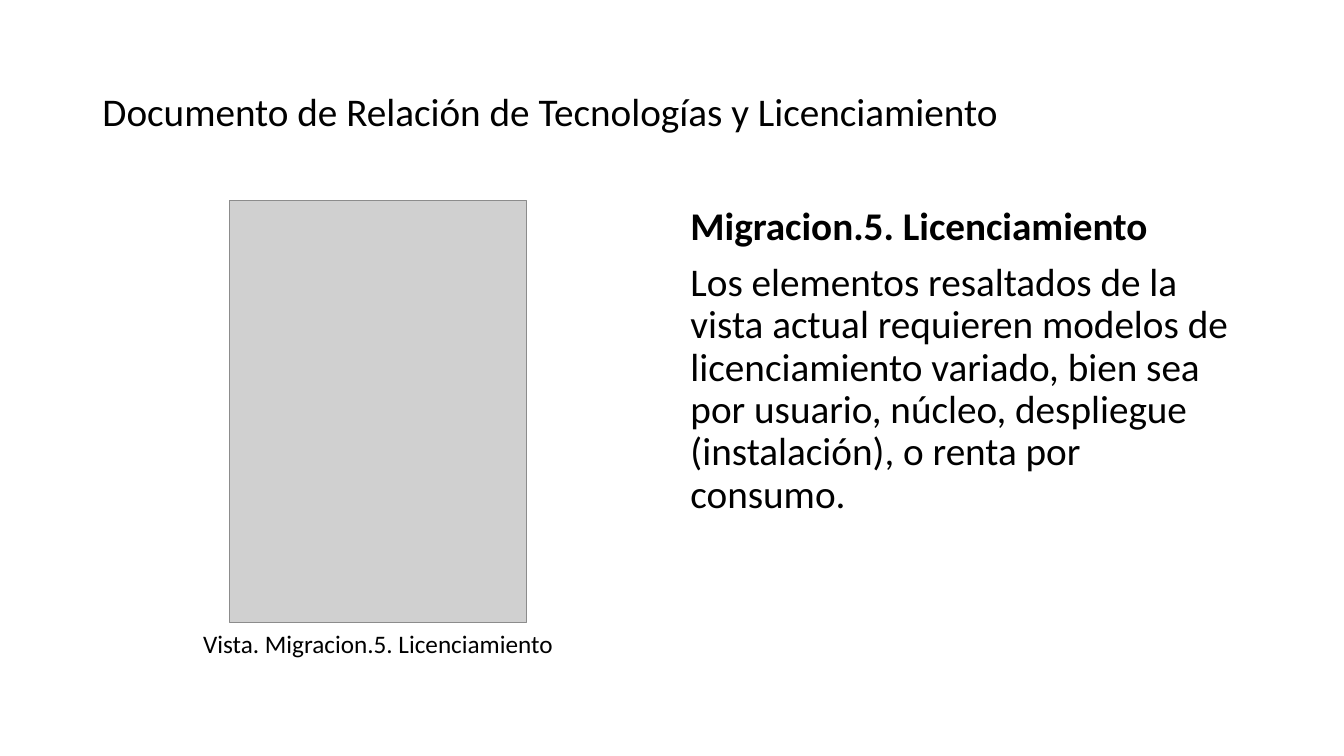
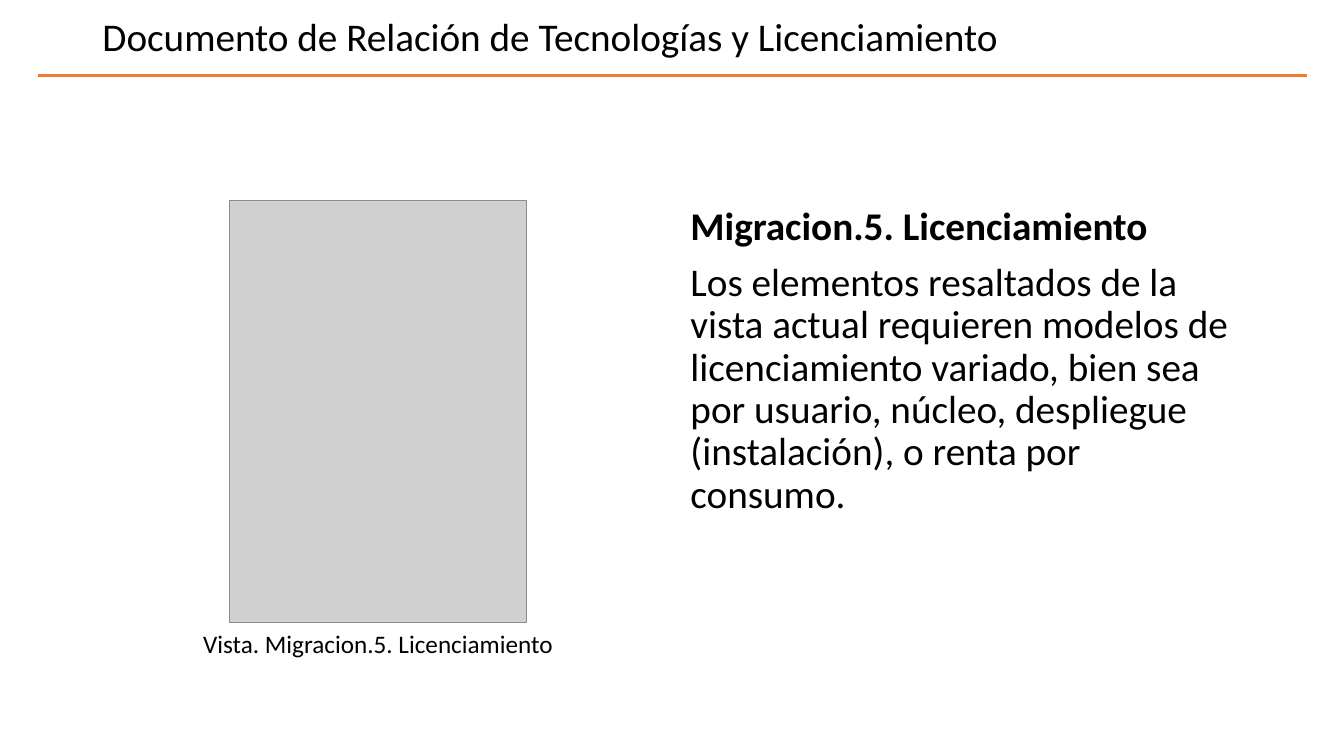
Before and after one commit to hwong23/pgn-078, a slide deck: slide 11 of content/pptxoutpt.pptx. Drawn at 1344x756 pixels with LibreOffice and Linux fonts; fonts in the diff are those of the drawing; grey boxes stand for pictures; background and template pictures are left out. Boxes give left, top, right and bottom in pixels: in the first picture for what was removed or moved away, otherwise in the second. Text is boxed around its words. In the diff, an @@ line names an element or a change of style, - is before the commit and + after.

```diff
--- a/content/pptxoutpt.pptx
+++ b/content/pptxoutpt.pptx
@@ title "Documento de Relación de Tecnologías ...": place and size @@
-title "Documento de Relación de Tecnologías ..." at bbox=[102, 98, 998, 133]
+title "Documento de Relación de Tecnologías ..." at bbox=[102, 23, 998, 58]
@@ line added from (38, 76) to (1308, 76), #ED7D31 2.25 pt @@
```
Also in this commit, not shown: 14 other slides changed, 2 other files.
